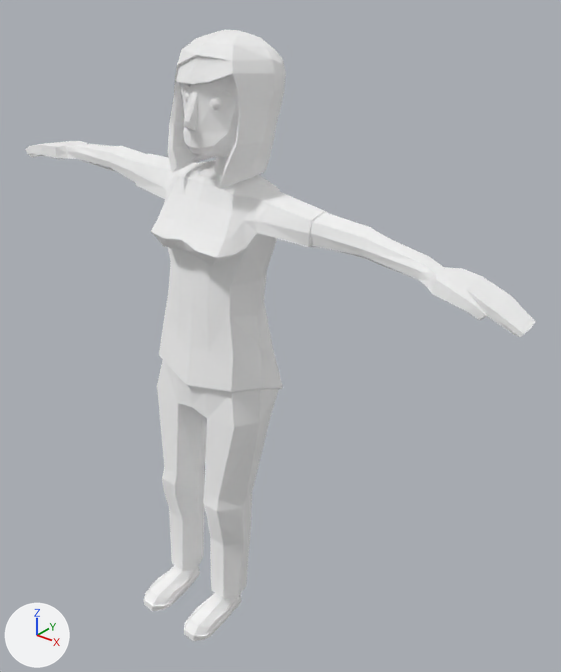
A saved change to the glTF model example/Resources/Models/Woman.gltf.
Rendered twice from a 50 mm lens placed at (4.04, -4.18, 5.64), pointed at (0.41, 0.36, 2.82). Every picture has the same lights, and +X, +Y and +Z are marked at lower left. Where no turn or scale is listed for an object, it has been applied to the vertices.

In view in the first picture: 'Woman'.
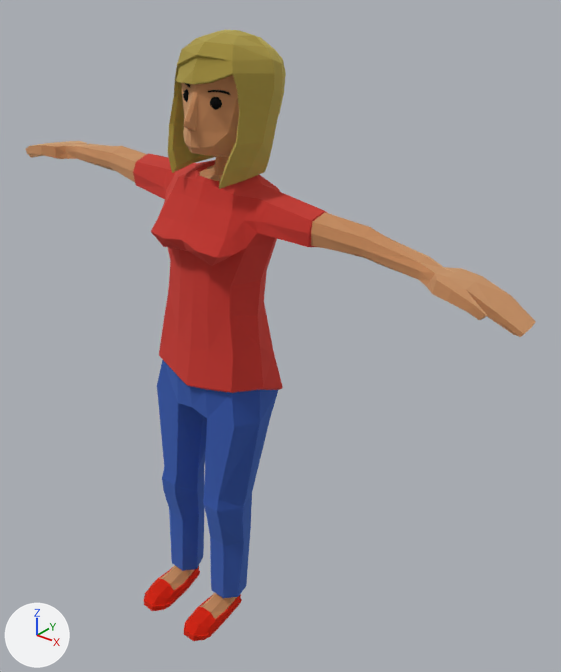
The change, as a diff of the scene's bpy script:
```diff
--- a/example/Resources/Models/Woman.gltf.py
+++ b/example/Resources/Models/Woman.gltf.py
@@ img_woman_png @@
+img_woman_png = load_image('Woman.png', 'Woman.png', 32, 32, 'sRGB')
@@ mat_texture @@
 mat_texture = principled_material('Texture')
-mat_texture.base_color = (1.0, 1.0, 1.0)  # white #ffffff
+mat_texture.texture = img_woman_png
 mat_texture.metallic = 1.0
```

Where the change shows, as pixel boxes [x1, y1, x2, y2] in the pictures (561 x 672 px):
'Woman', surface changed: [26, 30, 536, 641] in both
